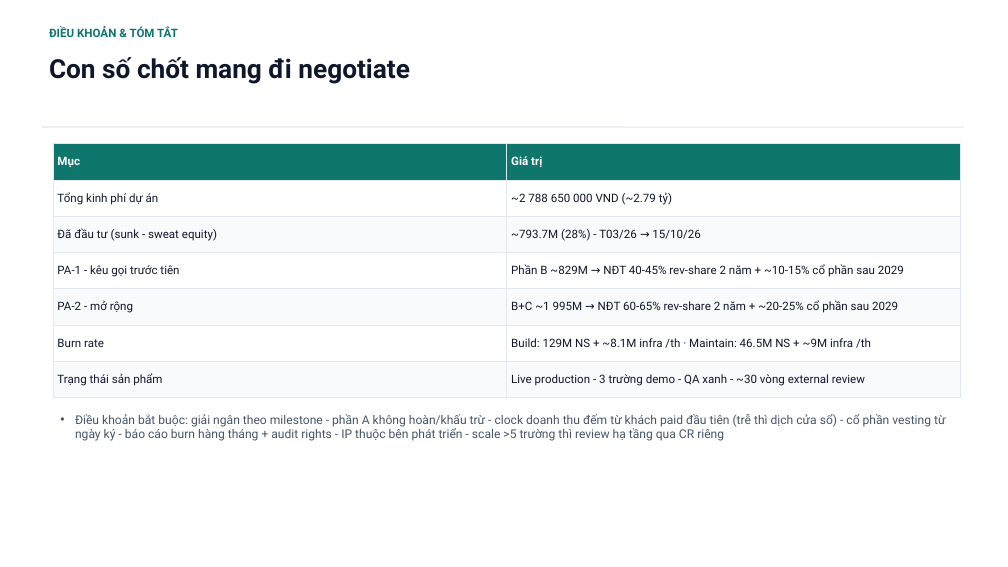
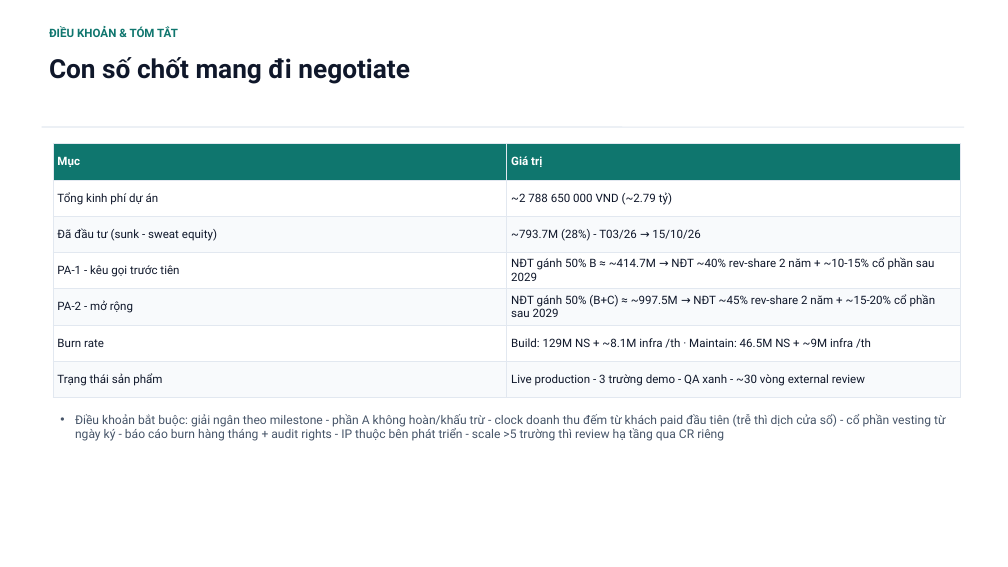
Before and after one commit to saintzzz/so-chu-nhiem-so, a slide deck: slide 9 of docs/handover/PROPOSAL-tong-dau-tu-2ty8.pptx. Drawn at 1008x567 pixels with LibreOffice and Linux fonts; fonts in the diff are those of the drawing. Boxes give left, top, right and bottom in pixels: in the first picture for what was removed or moved away, otherwise in the second. Text is boxed around its words. In the diff, an @@ line names an element or a change of style, - is before the commit and + after.

```diff
--- a/docs/handover/PROPOSAL-tong-dau-tu-2ty8.pptx
+++ b/docs/handover/PROPOSAL-tong-dau-tu-2ty8.pptx
@@ table at box(53, 144, 960, 390) @@
-row 4, column 2: Phần B ~829M → NĐT 40-45% rev-share 2 năm + ~10-15% cổ phần sau 2029
+row 4, column 2: NĐT gánh 50% B ≈ ~414.7M → NĐT ~40% rev-share 2 năm + ~10-15% cổ phần sau 2029
-row 5, column 2: B+C ~1 995M → NĐT 60-65% rev-share 2 năm + ~20-25% cổ phần sau 2029
+row 5, column 2: NĐT gánh 50% (B+C) ≈ ~997.5M → NĐT ~45% rev-share 2 năm + ~15-20% cổ phần sau 2029
```
Also in this commit, not shown: 1 other slide changed, 2 other files.
